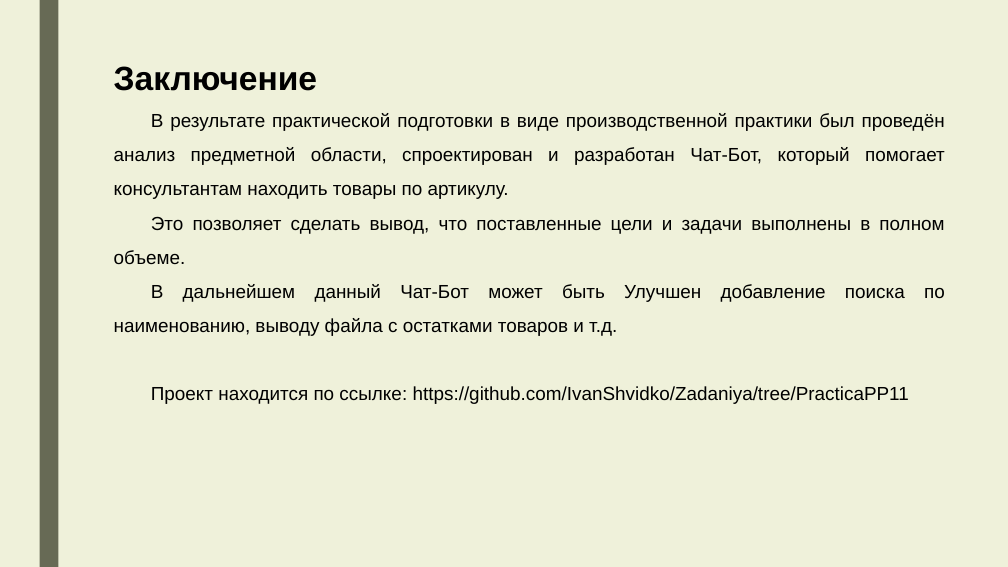
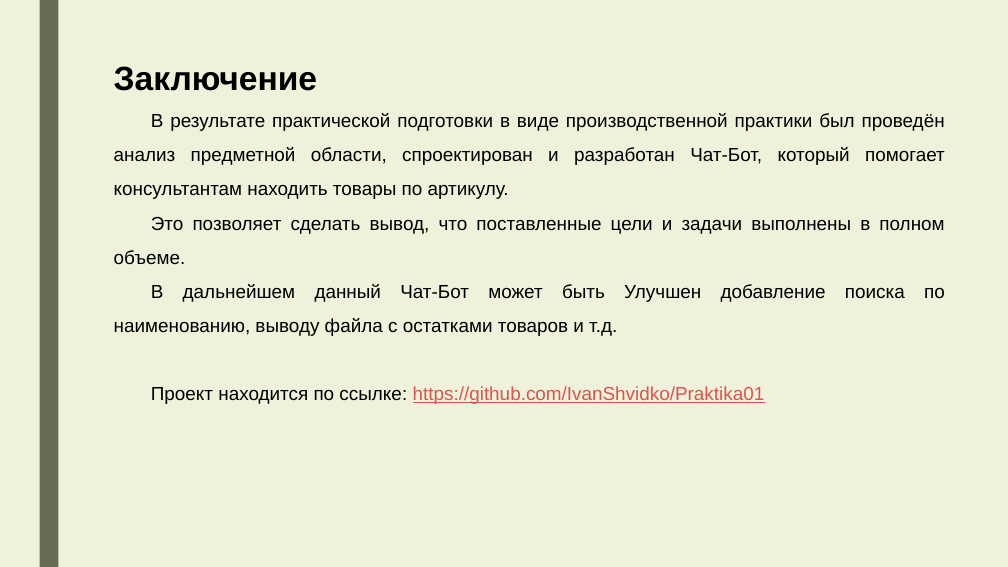
Before and after one commit to IvanShvidko/Praktika01, a slide deck: slide 8 of Презентация по производственной практике.pptx. Drawn at 1008x567 pixels with LibreOffice and Linux fonts; fonts in the diff are those of the drawing. Boxes give left, top, right and bottom in pixels: in the first picture for what was removed or moved away, otherwise in the second. Text is boxed around its words. In the diff, an @@ line names an element or a change of style, - is before the commit and + after.

```diff
--- a/Презентация по производственной практике.pptx
+++ b/Презентация по производственной практике.pptx
@@ text at <box>151,386,765,404</box>: text changed; text colour #000000 to #DB5353 @@
-Проект находится по ссылке: https://github.com/IvanShvidko/Zadaniya/tree/PracticaPP11
+Проект находится по ссылке: https://github.com/IvanShvidko/Praktika01
```
Also in this commit, not shown: 1 other file.
